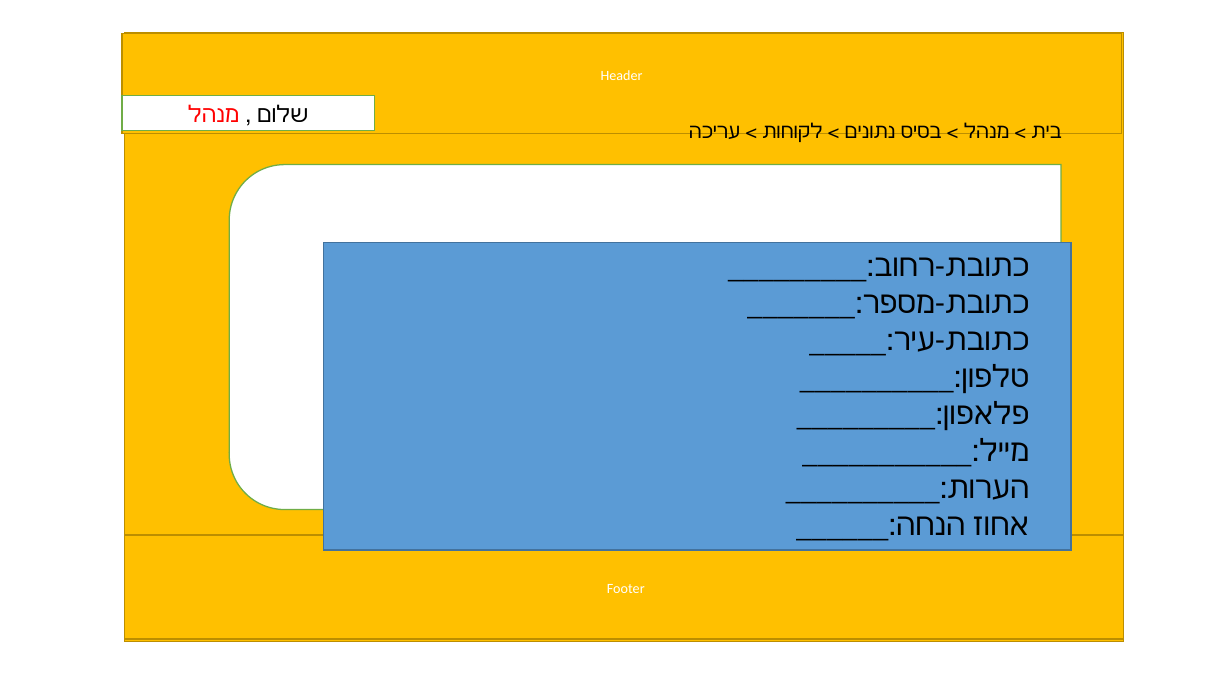
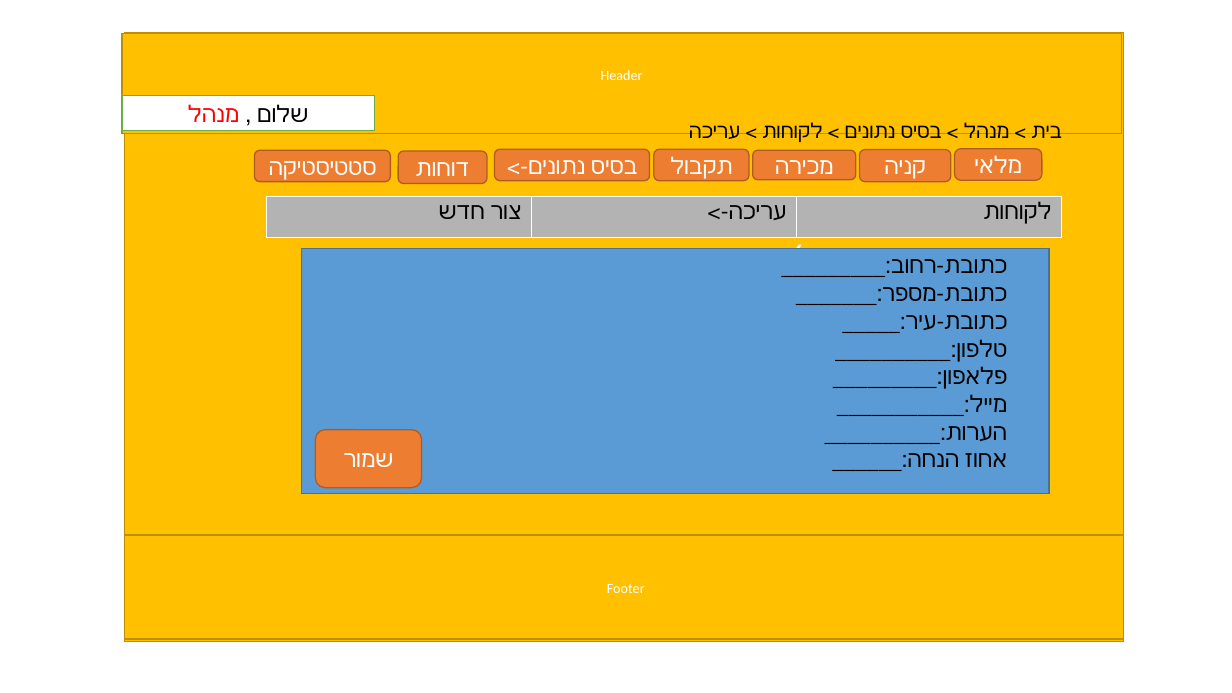
Before and after one commit to michaldror26/Final-Project-2019, a slide deck: slide 58 of ארבעת המינים (4).pptx (slide 67 before the commit). Drawn at 1232x693 pixels with LibreOffice and Linux fonts; fonts in the diff are those of the drawing. Boxes give left, top, right and bottom in pixels: in the first picture for what was removed or moved away, otherwise in the second. Text is boxed around its words. In the diff, an @@ line names an element or a change of style, - is before the commit and + after.

```diff
--- a/ארבעת המינים (4).pptx
+++ b/ארבעת המינים (4).pptx
@@ group added at [254, 149, 1043, 184]: 7 rounded rectangles @@
+מכירה
+קניה
+בסיס נתונים->
+סטטיסטיקה
+דוחות
+תקבול
+מלאי
@@ round same rect removed at [229, 165, 1061, 510] @@
@@ table added at [266, 196, 1062, 238], 1 rows, 3 columns @@
+צור חדש | עריכה-> | לקוחות
@@ text "כתובת-רחוב:_________": place and size @@
-text "כתובת-רחוב:_________" at [728, 257, 1030, 535]
+text "כתובת-רחוב:_________" at [781, 259, 1007, 467]
@@ text "כתובת-רחוב:_________" at [781, 259, 1007, 467]: size 24 to 18 pt @@
@@ rectangle: place and size @@
-rectangle at [323, 242, 1071, 550]
+rectangle at [301, 249, 1049, 494]
@@ rounded rectangle added at [315, 430, 421, 488], fill #ED7D31, outline #AF5C24 0.99 pt, 18 pt, text #FFFFFF @@
+שמור
```
Also in this commit, not shown: 76 other slides changed, 7 slides added, 11 slides removed.
